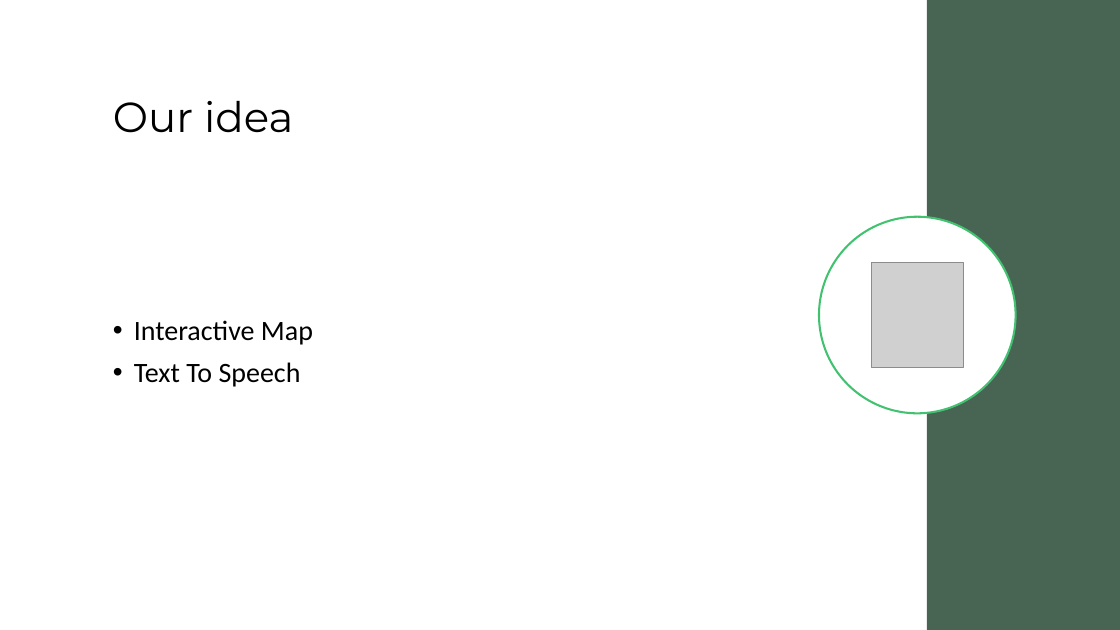
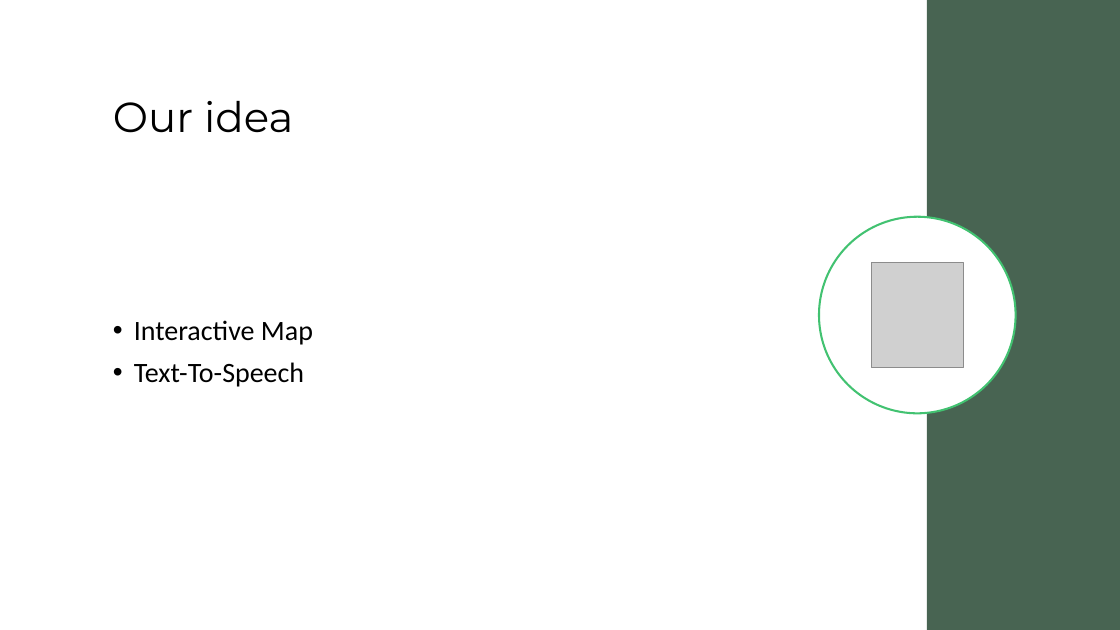
Before and after one commit to leiaainscough/LittleGreenLarderMobileApp, a slide deck: slide 3 of LGLpitch.pptx. Drawn at 1120x630 pixels with LibreOffice and Linux fonts; fonts in the diff are those of the drawing; grey boxes stand for pictures. Boxes give left, top, right and bottom in pixels: in the first picture for what was removed or moved away, otherwise in the second. Text is boxed around its words. In the diff, an @@ line names an element or a change of style, - is before the commit and + after.

```diff
--- a/LGLpitch.pptx
+++ b/LGLpitch.pptx
@@ text at [134, 362, 304, 387]: text changed @@
-• Text To Speech
+• Text-To-Speech
```
